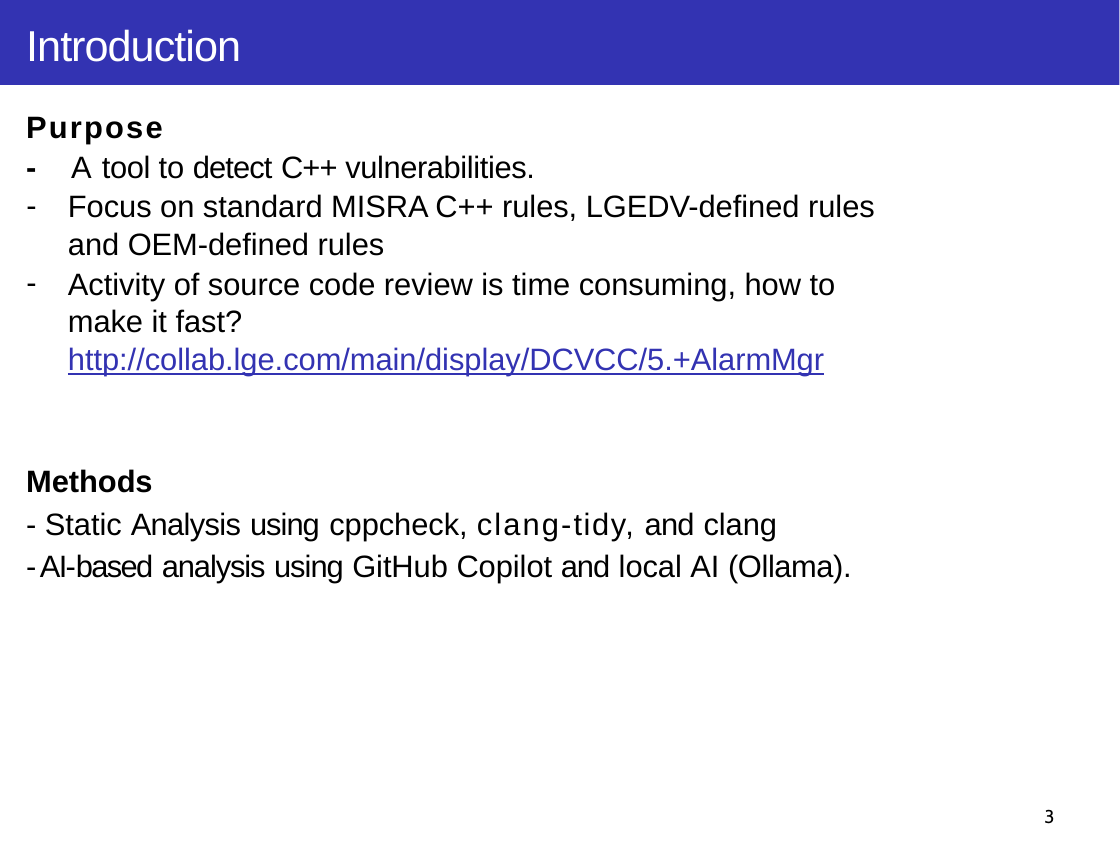
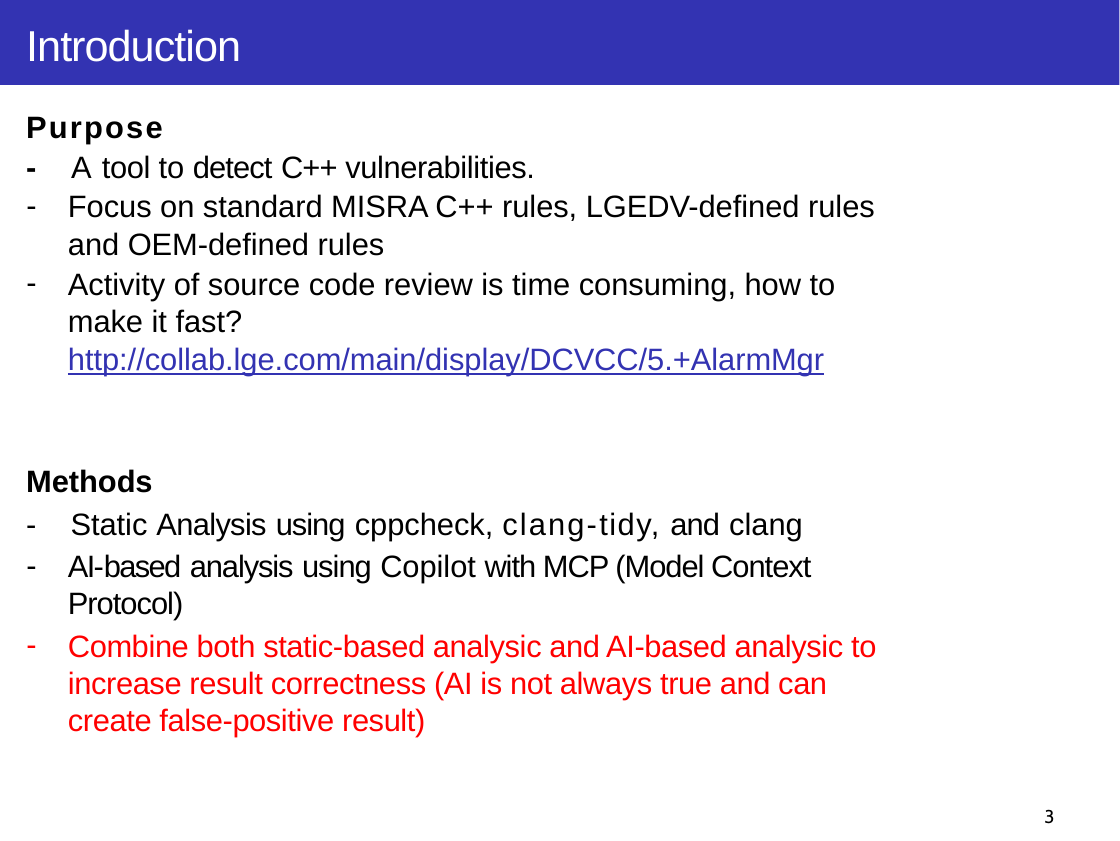
Before and after one commit to taikt/codefun, a slide deck: slide 3 of deepl/code_guard/doc/Code-Guard.pptx. Drawn at 1120x841 pixels with LibreOffice and Linux fonts; fonts in the diff are those of the drawing. Boxes give left, top, right and bottom in pixels: in the first picture for what was removed or moved away, otherwise in the second. Text is boxed around its words. In the diff, an @@ line names an element or a change of style, - is before the commit and + after.

```diff
--- a/deepl/code_guard/doc/Code-Guard.pptx
+++ b/deepl/code_guard/doc/Code-Guard.pptx
@@ text at <box>68,554,876,737</box>: text changed; text colour #000000 to #FF0000 @@
-- AI-based analysis using GitHub Copilot and local AI (Ollama).
+– AI-based analysis using Copilot with MCP (Model Context Protocol)
+– Combine both static-based analysic and AI-based analysic to increase result correctness (AI is not always true and can create false-positive result)
```
Also in this commit, not shown: 17 other slides changed.
